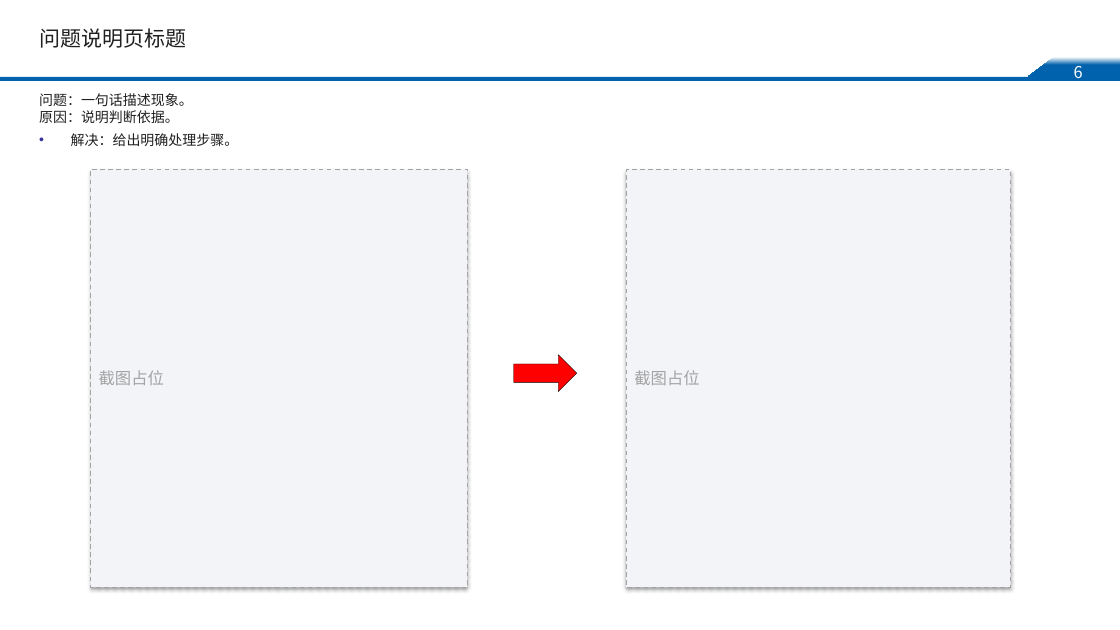
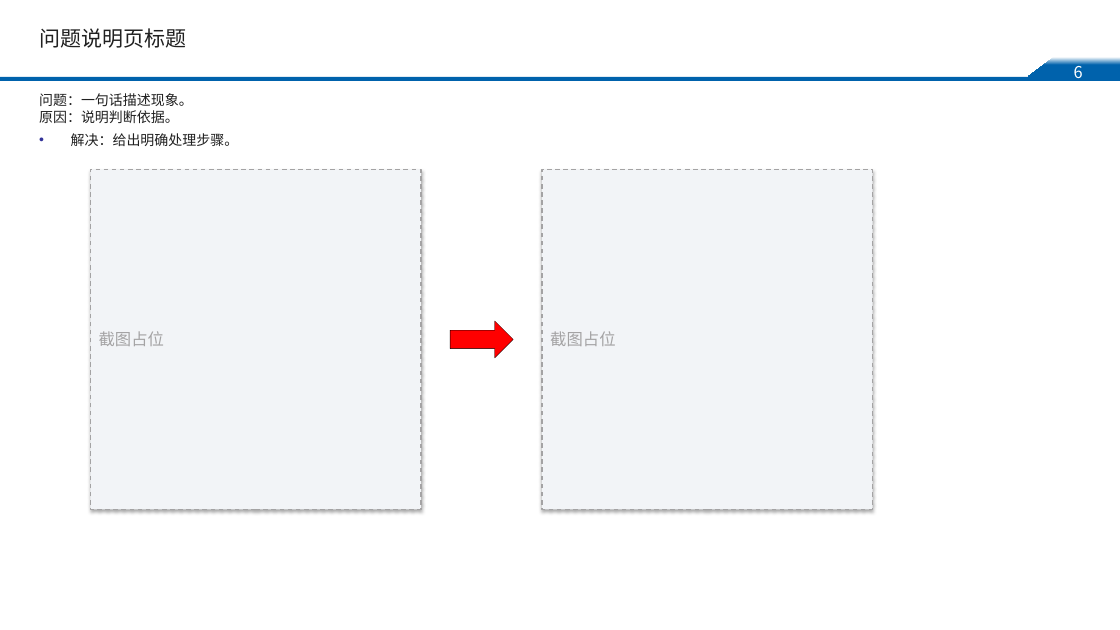
Before and after one commit to glm1024/idtpptx, a slide deck: slide 7 of assets/templates/inspur-pragmatic-template-v1.pptx. Drawn at 1120x630 pixels with LibreOffice and Linux fonts; fonts in the diff are those of the drawing; background and template pictures are left out. Boxes give left, top, right and bottom in pixels: in the first picture for what was removed or moved away, otherwise in the second. Text is boxed around its words. In the diff, an @@ line names an element or a change of style, - is before the commit and + after.

```diff
--- a/assets/templates/inspur-pragmatic-template-v1.pptx
+++ b/assets/templates/inspur-pragmatic-template-v1.pptx
@@ rectangle "截图占位": place and size @@
-rectangle "截图占位" at (91, 170, 468, 587)
+rectangle "截图占位" at (91, 170, 422, 510)
@@ rectangle "截图占位": place and size @@
-rectangle "截图占位" at (626, 170, 1011, 587)
+rectangle "截图占位" at (542, 170, 873, 510)
@@ right arrow: place and size @@
-right arrow at (514, 355, 577, 392)
+right arrow at (450, 321, 513, 358)
```
Also in this commit, not shown: 1 other slide changed, 7 other files.
